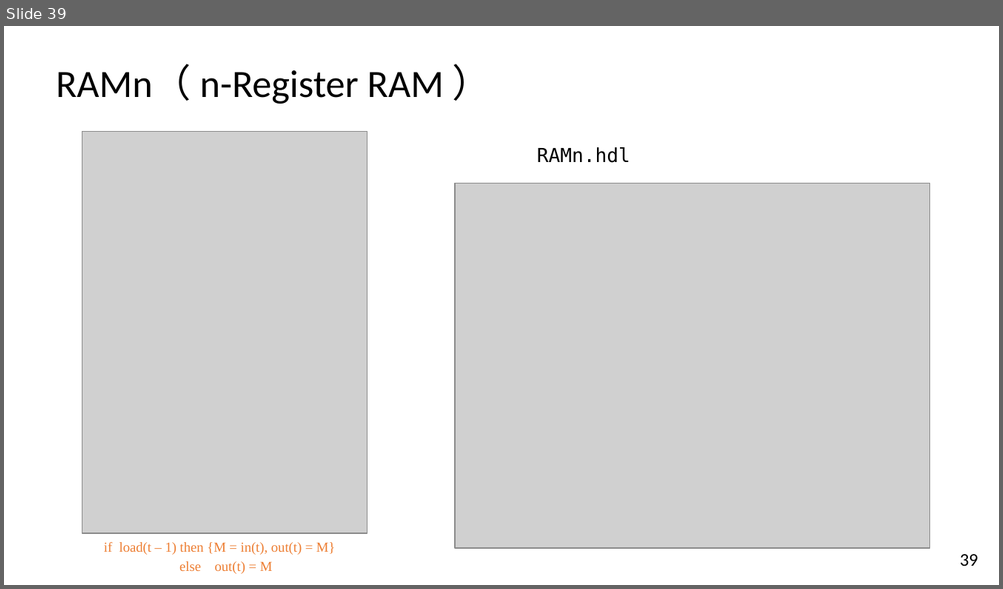
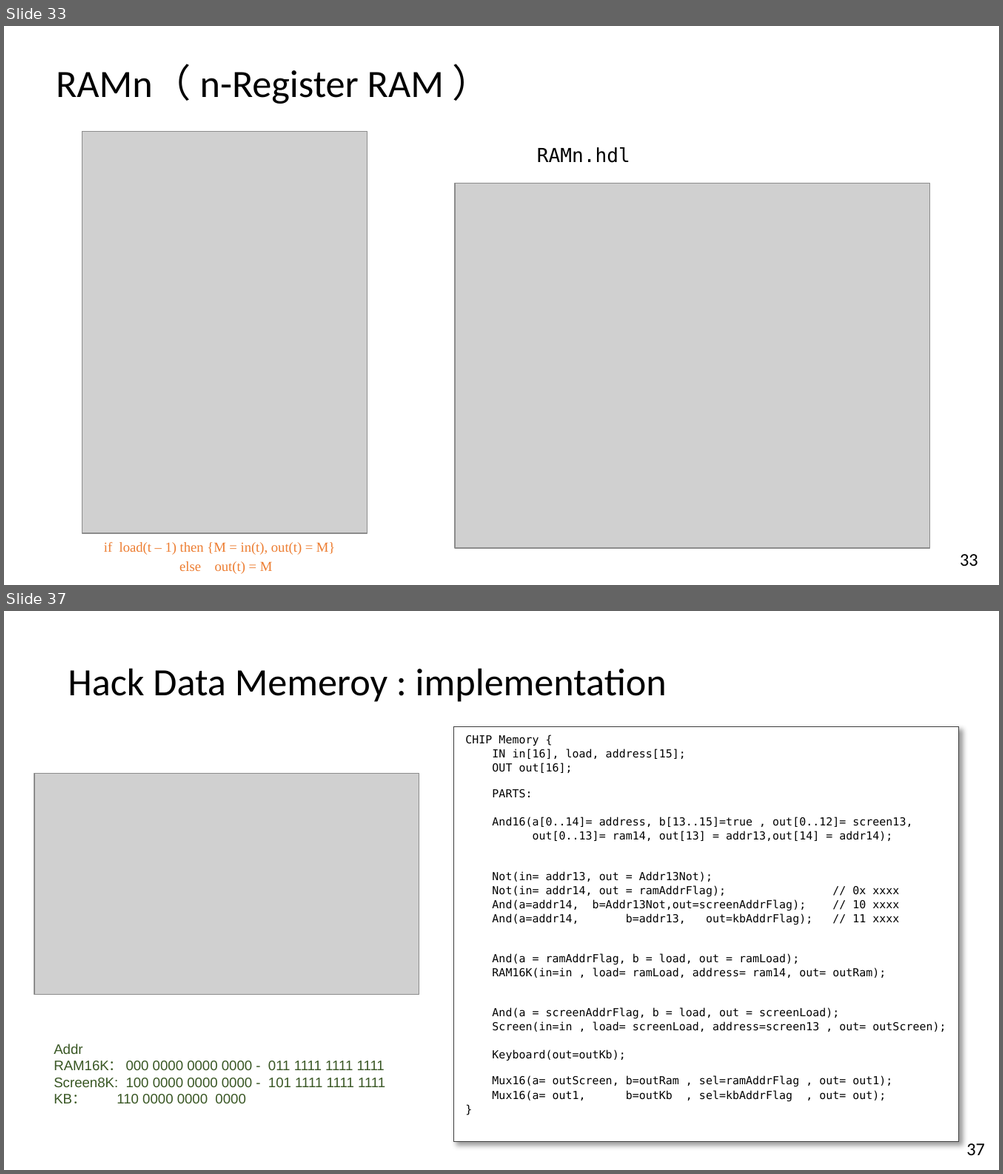
Before and after one commit to vcboy1/Leeds, a slide deck: 26fall/1860/Lecture/All HDL.pptx. Shown one above the other, each under a label of ours: slide 39 before the commit, slides 33 and 37 after it; the slides between them are not shown. The pictures are 1003x589 and 1003x1174 pixels, drawn with LibreOffice and Linux fonts; fonts in the diff are those of the drawing; grey boxes stand for pictures; background and template pictures are left out. Boxes give left, top, right and bottom in pixels: in the first picture for what was removed or moved away, otherwise in the second. Text is boxed around its words. In the diff, an @@ line names an element or a change of style, - is before the commit and + after.

```diff
--- a/26fall/1860/Lecture/All HDL.pptx
+++ b/26fall/1860/Lecture/All HDL.pptx
@@ slide 37 added at (4, 611, 999, 1170), background picture (left out) @@
@@ text added at (68, 668, 666, 702), 28 pt, text #000000 @@
+Hack Data Memeroy : implementation
@@ rectangle added at (453, 726, 959, 1142), fill #FFFFFF, outline #404040 0.75 pt, 8 pt, text #000000 @@
+CHIP Memory {
+IN in[16], load, address[15];
+OUT out[16];
+PARTS:
+And16(a[0..14]= address, b[13..15]=true , out[0..12]= screen13,
+out[0..13]= ram14, out[13] = addr13,out[14] = addr14);
+Not(in= addr13, out = Addr13Not);
+Not(in= addr14, out = ramAddrFlag); // 0x xxxx
+And(a=addr14, b=Addr13Not,out=screenAddrFlag); // 10 xxxx
+And(a=addr14, b=addr13, out=kbAddrFlag); // 11 xxxx
+And(a = ramAddrFlag, b = load, out = ramLoad);
+RAM16K(in=in , load= ramLoad, address= ram14, out= outRam);
+And(a = screenAddrFlag, b = load, out = screenLoad);
+Screen(in=in , load= screenLoad, address=screen13 , out= outScreen);
+Keyboard(out=outKb);
+Mux16(a= outScreen, b=outRam , sel=ramAddrFlag , out= out1);
+Mux16(a= out1, b=outKb , sel=kbAddrFlag , out= out);
+}
@@ picture added at (35, 773, 418, 995) @@
@@ text added at (54, 1044, 385, 1104), 10 pt, text #385723 @@
+Addr
+RAM16K： 000 0000 0000 0000 - 011 1111 1111 1111
+Screen8K: 100 0000 0000 0000 - 101 1111 1111 1111
+KB： 110 0000 0000 0000
@@ page number added at (966, 1144, 984, 1156), 13 pt, text #000000 @@
+37
@@ what was slide 39 is now slide 33 @@
@@ page number at (959, 554, 978, 566): text changed @@
-39
+33
```
Also in this commit, not shown: 4 other slides added, 3 other files.
